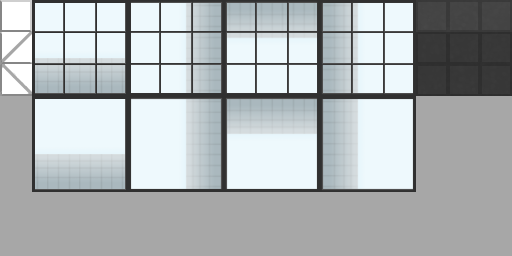
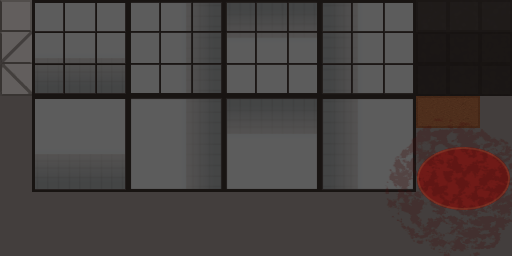
The second (512, 256) image is a revision of the first. Changes to its layers:
added group "carpet" with 3 layers above "wooden-floor" over [left=382, top=117, right=512, bottom=256]
added layer "red-carpet-border" (10%) in group "carpet" over [left=417, top=147, right=510, bottom=210]
added layer "red-carpet-texture" (darken, 31%) in group "carpet" over [left=382, top=117, right=512, bottom=256]
added layer "red-carpet" in group "carpet" over [left=417, top=147, right=510, bottom=210]
added group "wooden-floor" with 7 layers above "door-east" over [left=0, top=0, right=512, bottom=256]
added layer "lightness" (multiply, 55%) in group "wooden-floor" over [left=0, top=0, right=512, bottom=256]
added layer "shadow" (darken, 20%) in group "wooden-floor" over [left=0, top=0, right=512, bottom=256]
added layer "Ebenengruppe-Kopie" (15%) in group "wooden-floor" over [left=416, top=96, right=480, bottom=128]
added layer "Ebenengruppe" (darken, 17%) in group "wooden-floor" over [left=416, top=96, right=480, bottom=128]
added layer "foundation" in group "wooden-floor" over [left=416, top=96, right=480, bottom=128]
